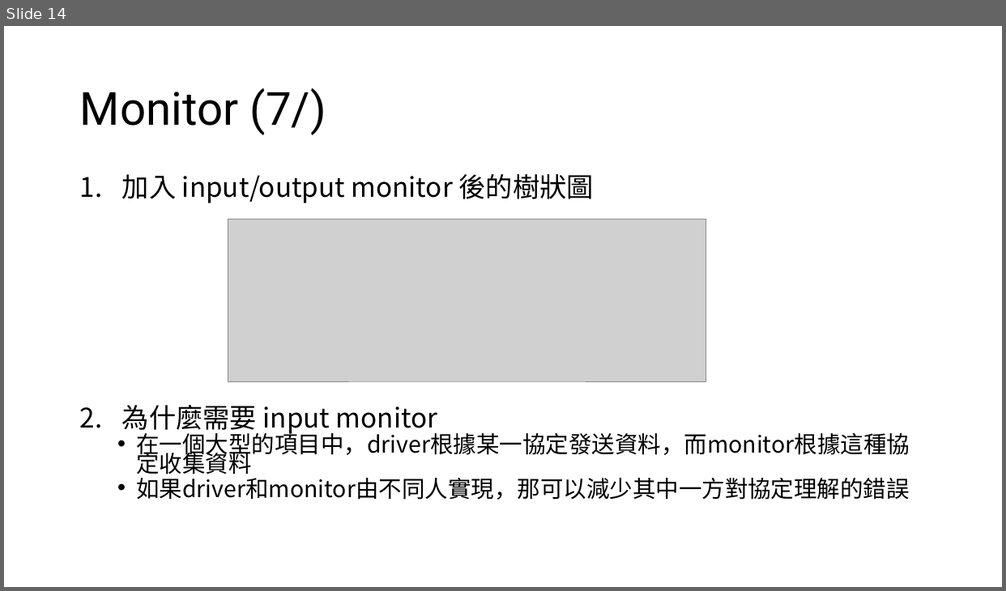
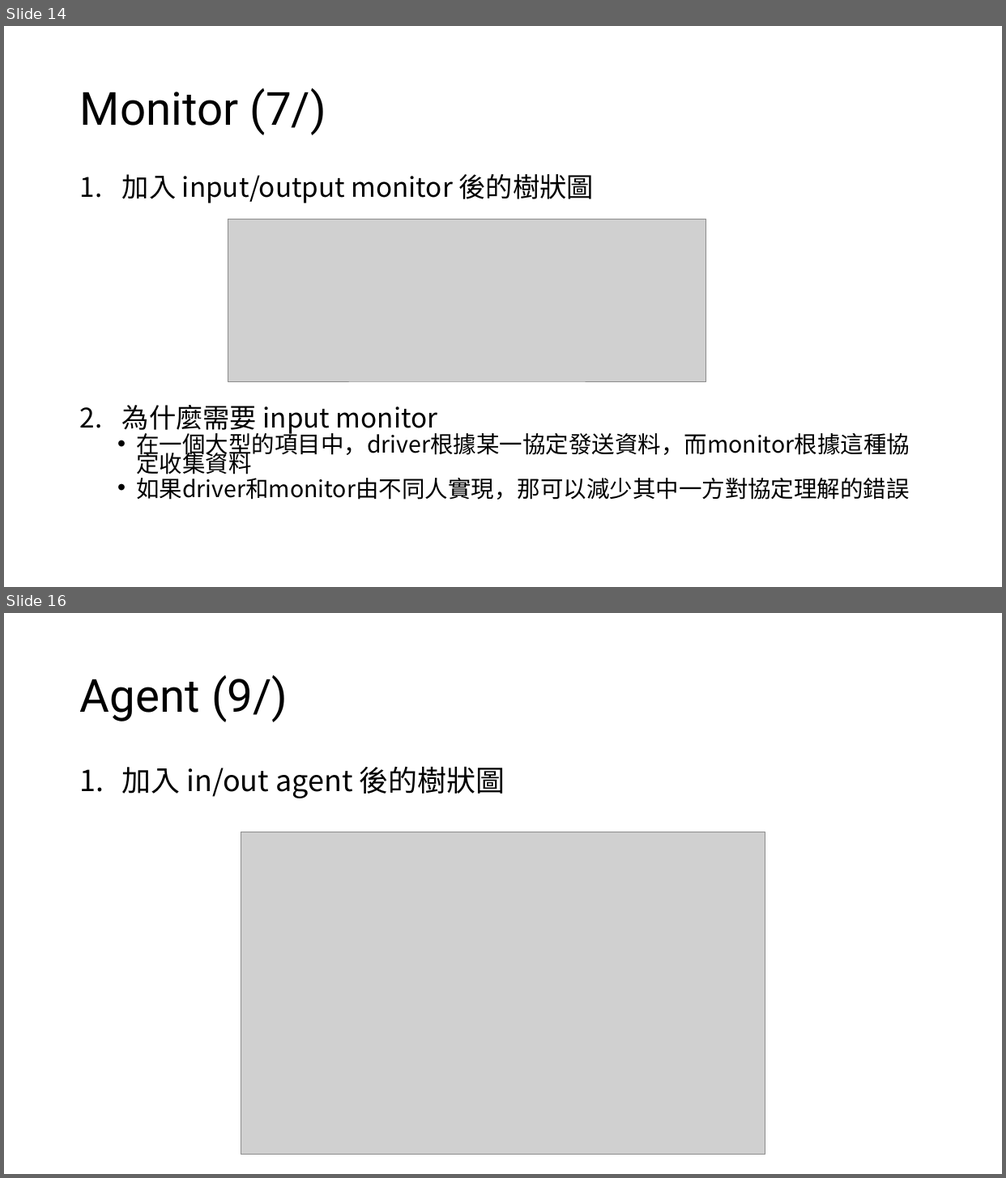
Before and after one commit to s9001055/DV_learning, a slide deck: UVM/UVM.pptx. Shown one above the other, each under a label of ours: slide 14 before the commit, slides 14 and 16 after it; the slides between them are not shown. The pictures are 1006x591 and 1006x1178 pixels, drawn with LibreOffice and Linux fonts; fonts in the diff are those of the drawing; grey boxes stand for pictures. Boxes give left, top, right and bottom in pixels: in the first picture for what was removed or moved away, otherwise in the second. Text is boxed around its words. In the diff, an @@ line names an element or a change of style, - is before the commit and + after.

```diff
--- a/UVM/UVM.pptx
+++ b/UVM/UVM.pptx
@@ slide 16 added at <box>4,613,1002,1174</box>, background #FFFFFF @@
@@ title added at <box>80,675,288,722</box>, 44 pt, text #000000 @@
+Agent (9/)
@@ text added at <box>122,766,505,798</box>, 28 pt, text #000000 @@
+1. 加入 in/out agent 後的樹狀圖
@@ picture added at <box>241,833,765,1154</box> @@
```
Also in this commit, not shown: 4 other slides added, 1 slide removed.
